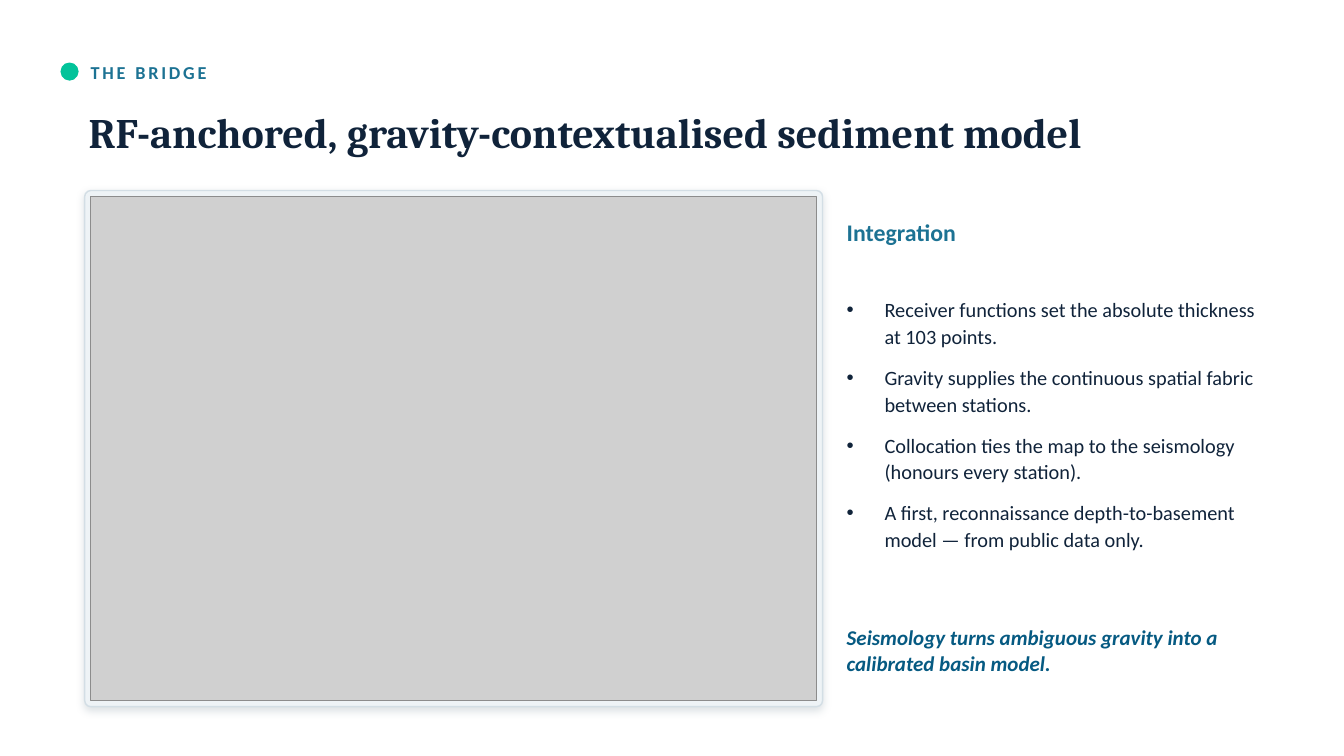
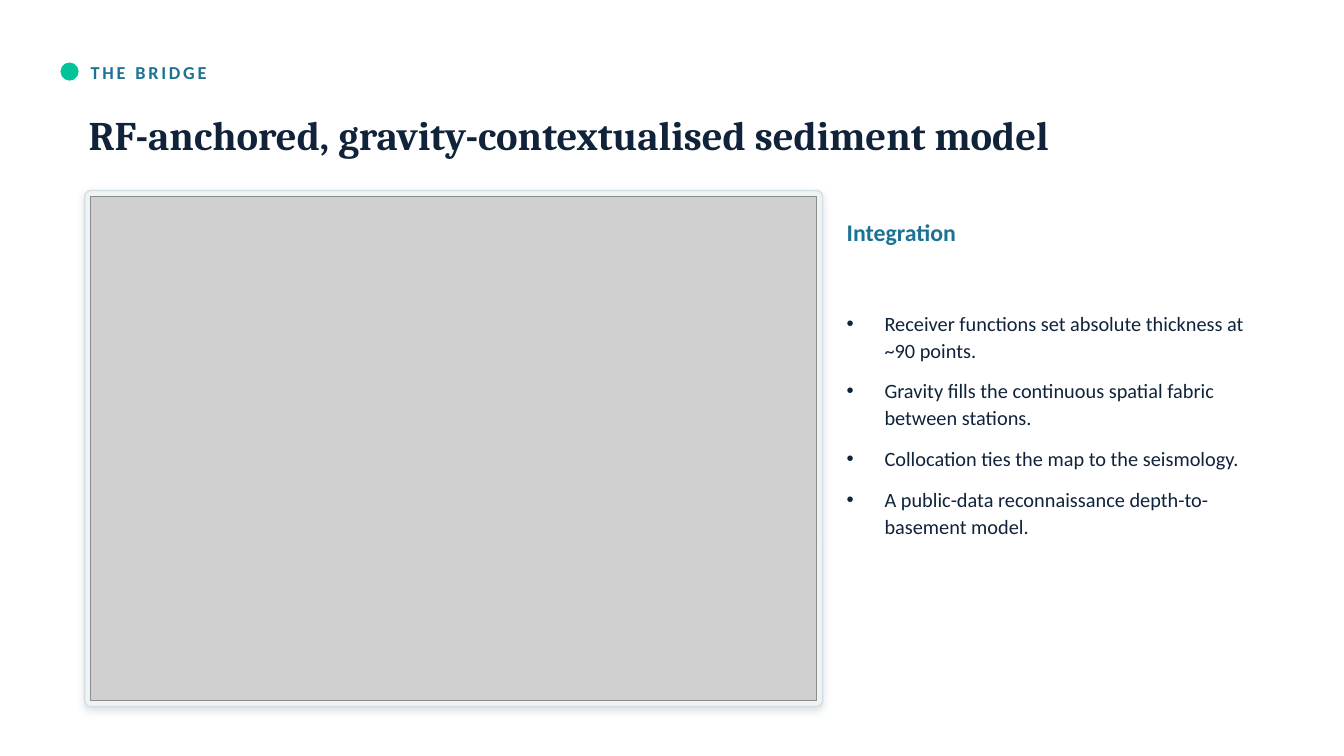
Before and after one commit to maswiet/fbt-gravity-seismicity, a slide deck: slide 17 of pitch_rf_gravity/RF_Gravity_CentralJava_keynote.pptx (slide 13 before the commit). Drawn at 1344x756 pixels with LibreOffice and Linux fonts; fonts in the diff are those of the drawing; grey boxes stand for pictures. Boxes give left, top, right and bottom in pixels: in the first picture for what was removed or moved away, otherwise in the second. Text is boxed around its words. In the diff, an @@ line names an element or a change of style, - is before the commit and + after.

```diff
--- a/pitch_rf_gravity/RF_Gravity_CentralJava_keynote.pptx
+++ b/pitch_rf_gravity/RF_Gravity_CentralJava_keynote.pptx
@@ text "RF-anchored, gravity-contextualised sediment model" at bbox=[89, 121, 1049, 159]: size 30 to 29 pt @@
@@ text at bbox=[885, 317, 1243, 534]: text changed @@
-• Receiver functions set the absolute thickness at 103 points.
-• Gravity supplies the continuous spatial fabric between stations.
-• Collocation ties the map to the seismology (honours every station).
-• A first, reconnaissance depth-to-basement model — from public data only.
+• Receiver functions set absolute thickness at ~90 points.
+• Gravity fills the continuous spatial fabric between stations.
+• Collocation ties the map to the seismology.
+• A public-data reconnaissance depth-to-basement model.
@@ text removed at bbox=[847, 630, 1217, 671] @@
-Seismology turns ambiguous gravity into a calibrated basin model.
```
Also in this commit, not shown: 12 other slides changed, 7 slides added, 2 slides removed, 12 other files.
